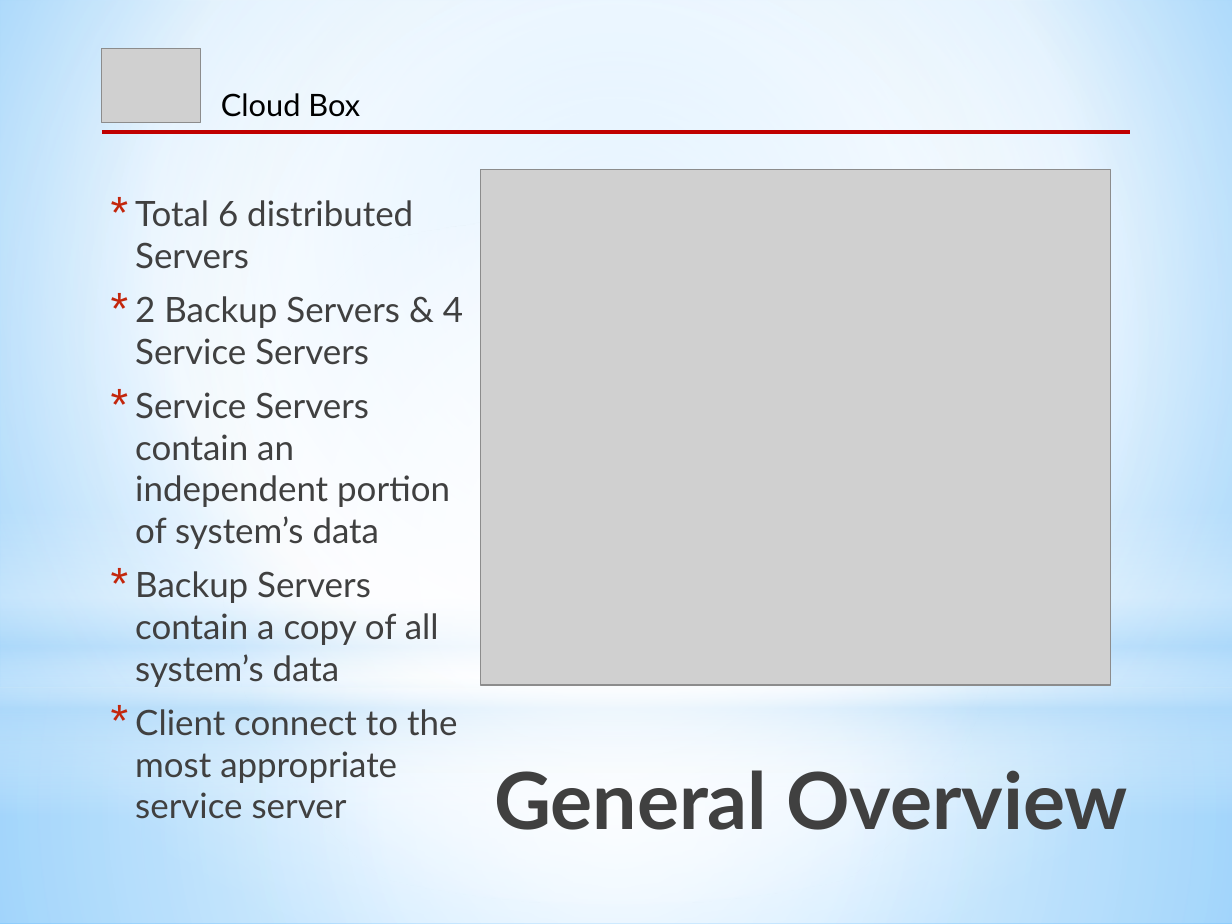
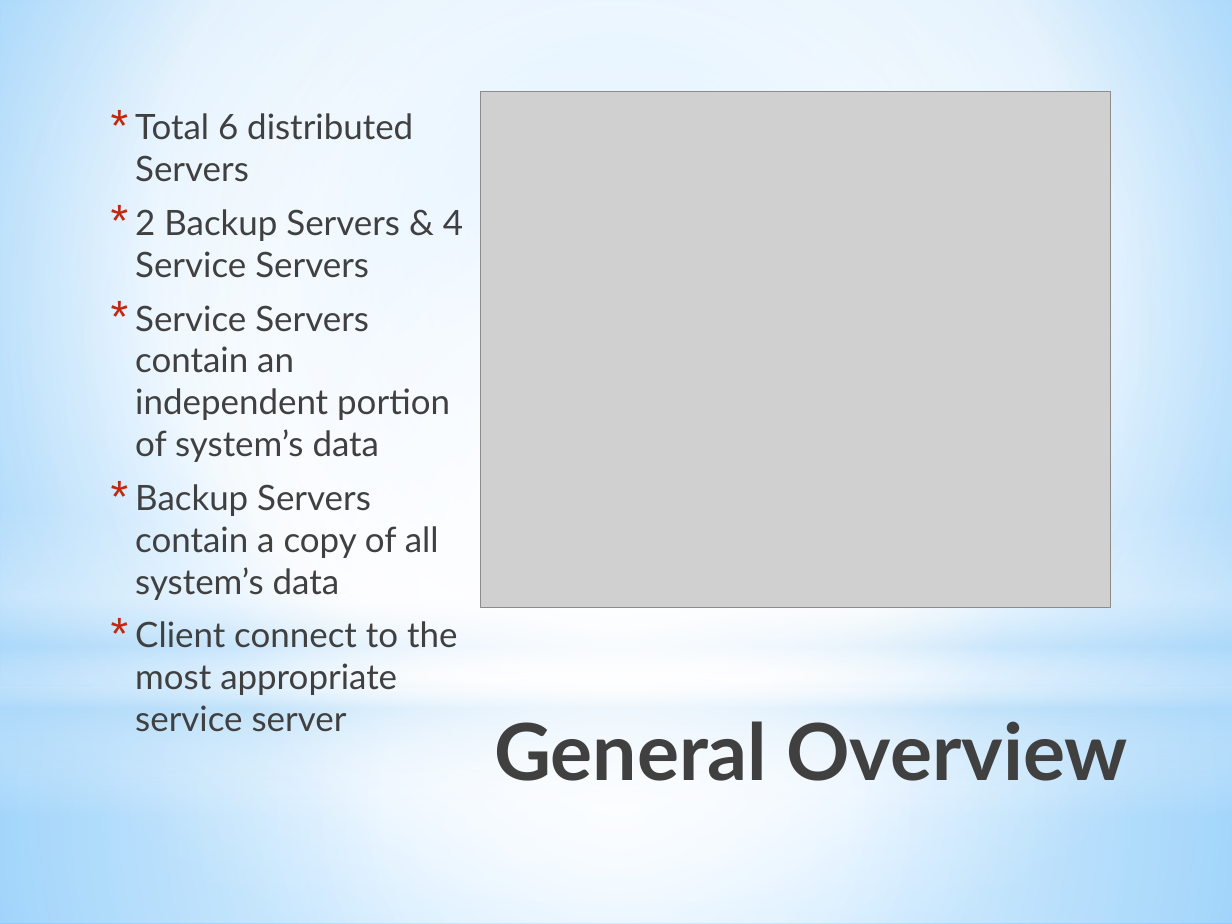
Before and after one commit to CICS525Project/DropboxImpl, a slide deck: slide 4 of Cloud Box_ppt.pptx. Drawn at 1232x924 pixels with LibreOffice and Linux fonts; fonts in the diff are those of the drawing; grey boxes stand for pictures. Boxes give left, top, right and bottom in pixels: in the first picture for what was removed or moved away, otherwise in the second. Text is boxed around its words. In the diff, an @@ line names an element or a change of style, - is before the commit and + after.

```diff
--- a/Cloud Box_ppt.pptx
+++ b/Cloud Box_ppt.pptx
@@ picture removed at box(102, 48, 201, 122) @@
@@ text "Total 6 distributed Servers": place and size @@
-text "Total 6 distributed Servers" at box(135, 200, 463, 783)
+text "Total 6 distributed Servers" at box(135, 113, 463, 695)
@@ text removed at box(221, 93, 360, 117) @@
-Cloud Box
@@ picture: place and size @@
-picture at box(480, 170, 1111, 686)
+picture at box(480, 92, 1111, 609)
@@ line removed from (102, 132) to (1130, 132) @@
@@ title "General Overview" rewrapped from box(494, 770, 1127, 830) to box(494, 721, 1127, 794) @@
```
Also in this commit, not shown: 13 other slides changed.
